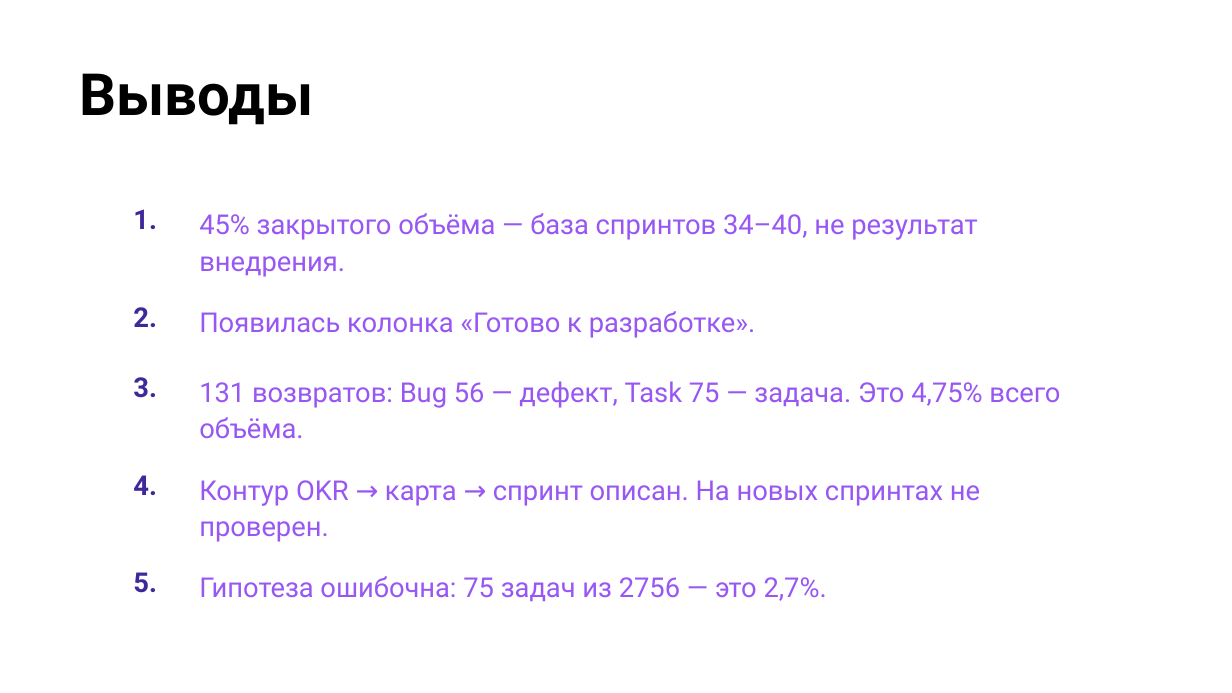
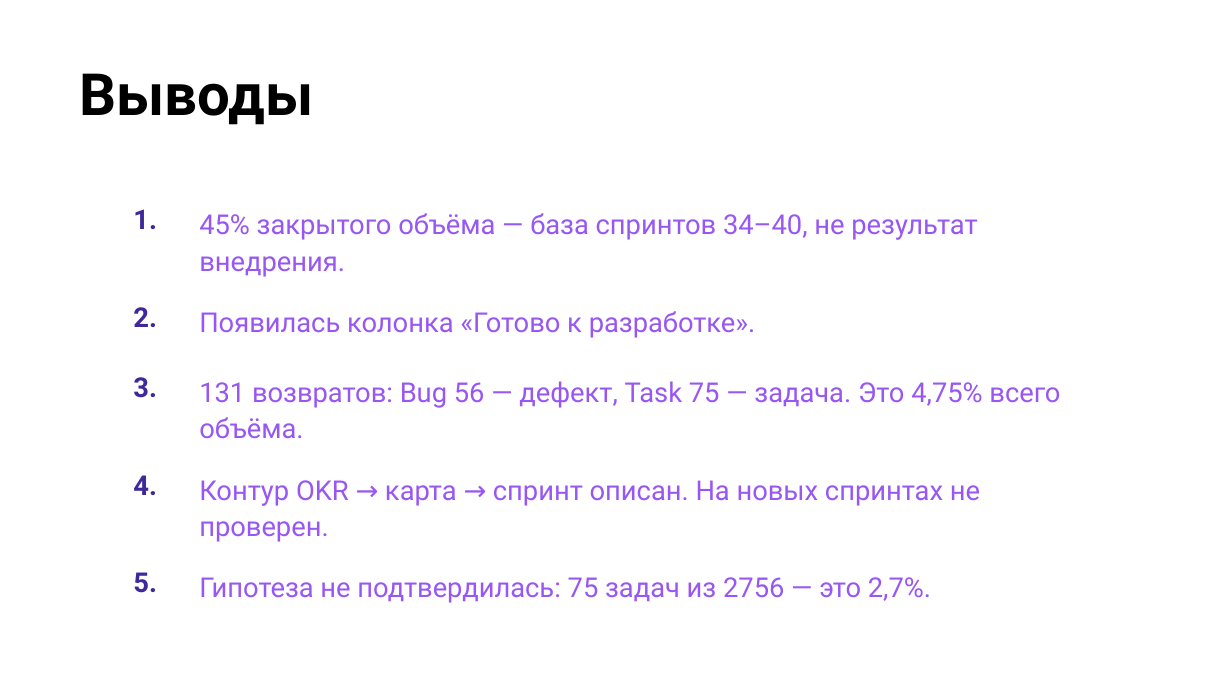
Before and after one commit to camelot270/otus_work, a slide deck: slide 18 of docs/Защита проекта. Петров Н.И..pptx. Drawn at 1232x693 pixels with LibreOffice and Linux fonts; fonts in the diff are those of the drawing; background and template pictures are left out. Boxes give left, top, right and bottom in pixels: in the first picture for what was removed or moved away, otherwise in the second. Text is boxed around its words. In the diff, an @@ line names an element or a change of style, - is before the commit and + after.

```diff
--- a/docs/Защита проекта. Петров Н.И..pptx
+++ b/docs/Защита проекта. Петров Н.И..pptx
@@ table at <box>107,192,1083,607</box> @@
-row 5, column 2: Гипотеза ошибочна: 75 задач из 2756 — это 2,7%.
+row 5, column 2: Гипотеза не подтвердилась: 75 задач из 2756 — это 2,7%.
```
Also in this commit, not shown: 2 other slides changed.
